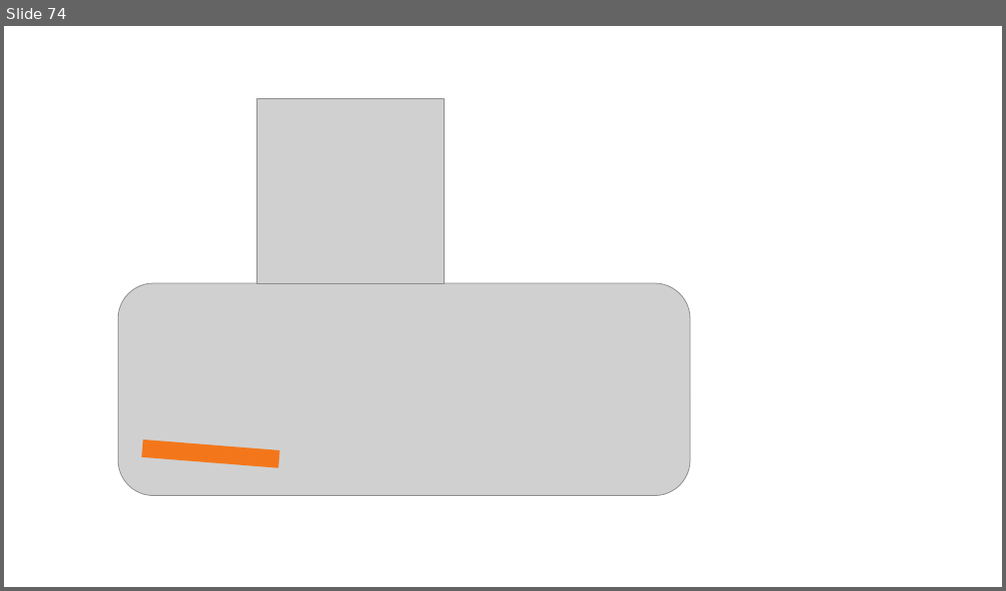
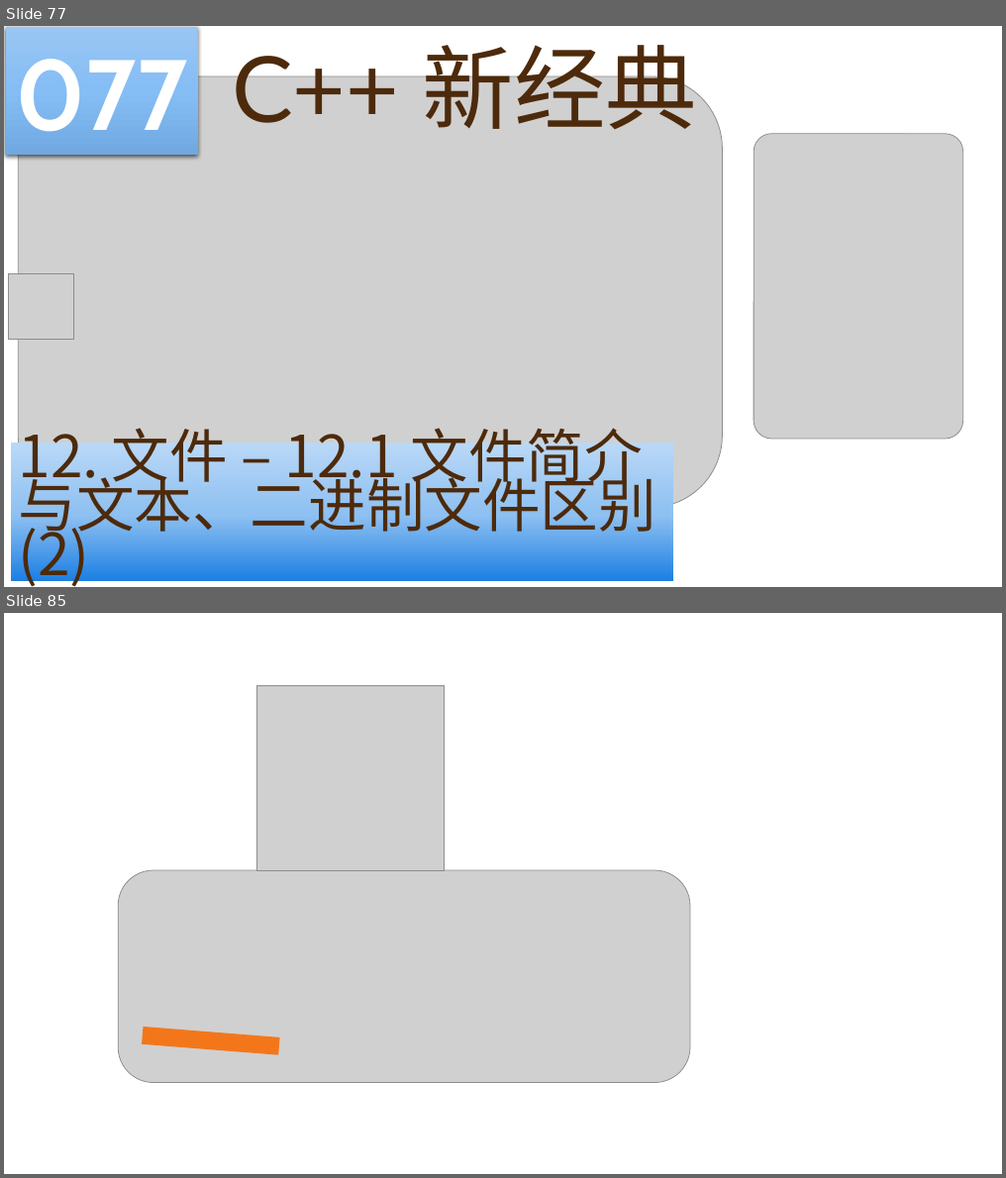
Before and after one commit to yasenstar/learn_cpp, a slide deck: cpp_new/C++ 新经典.pptx. Shown one above the other, each under a label of ours: slide 74 before the commit, slides 77 and 85 after it; the slides between them are not shown. The pictures are 1006x591 and 1006x1178 pixels, drawn with LibreOffice and Linux fonts; fonts in the diff are those of the drawing; grey boxes stand for pictures; background and template pictures are left out. Boxes give left, top, right and bottom in pixels: in the first picture for what was removed or moved away, otherwise in the second. Text is boxed around its words. In the diff, an @@ line names an element or a change of style, - is before the commit and + after.

```diff
--- a/cpp_new/C++ 新经典.pptx
+++ b/cpp_new/C++ 新经典.pptx
@@ slide 77 added at [4, 26, 1002, 587], background picture (left out) @@
@@ rectangle added at [6, 27, 198, 156], fill gradient #9AC6F4 to #86BEF6 to #70A9E1, 96 pt, text #FFFFFF, bold @@
+077
@@ title added at [232, 29, 697, 129], 88 pt, text #4D2A0B @@
+C++ 新经典
@@ picture added at [18, 76, 723, 507] @@
@@ picture added at [754, 134, 963, 439] @@
@@ picture added at [8, 274, 73, 340] @@
@@ rectangle added at [11, 444, 674, 582], fill gradient #1B7FE3 to #8EC0F1 to #B9D8F7, 55.8 pt, text #4D2A0B @@
+12. 文件 – 12.1 文件简介与文本、二进制文件区别 (2)
@@ what was slide 74 is now slide 85 @@
```
Also in this commit, not shown: 10 other slides added, 3 other files.
